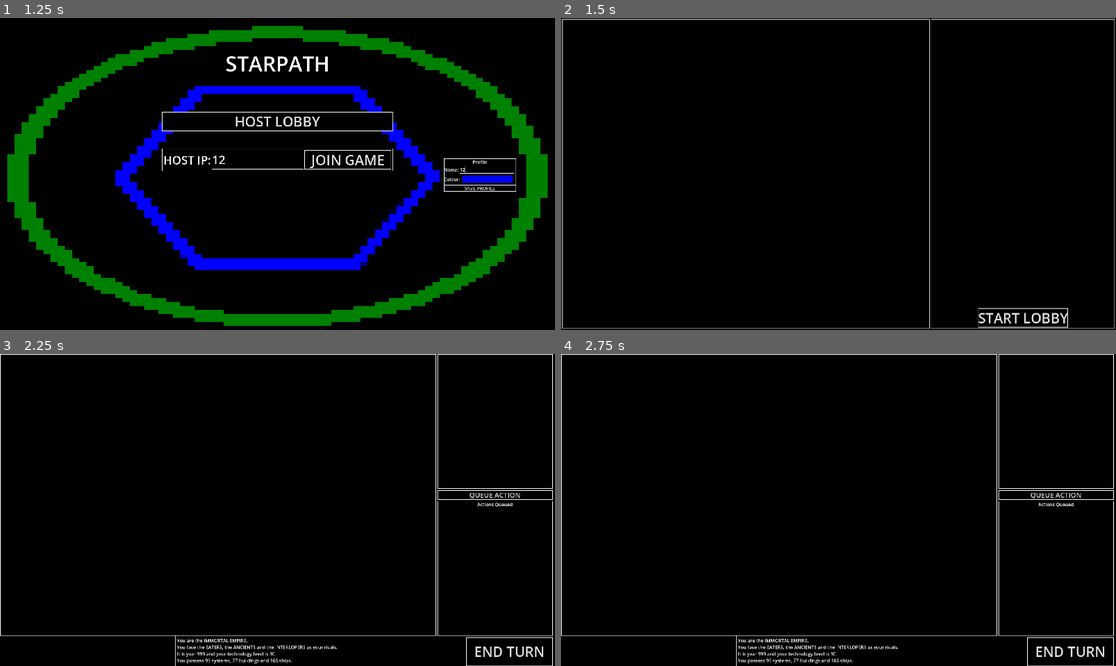
Above: before the commit, frames 1-4 (two rows, left to right).
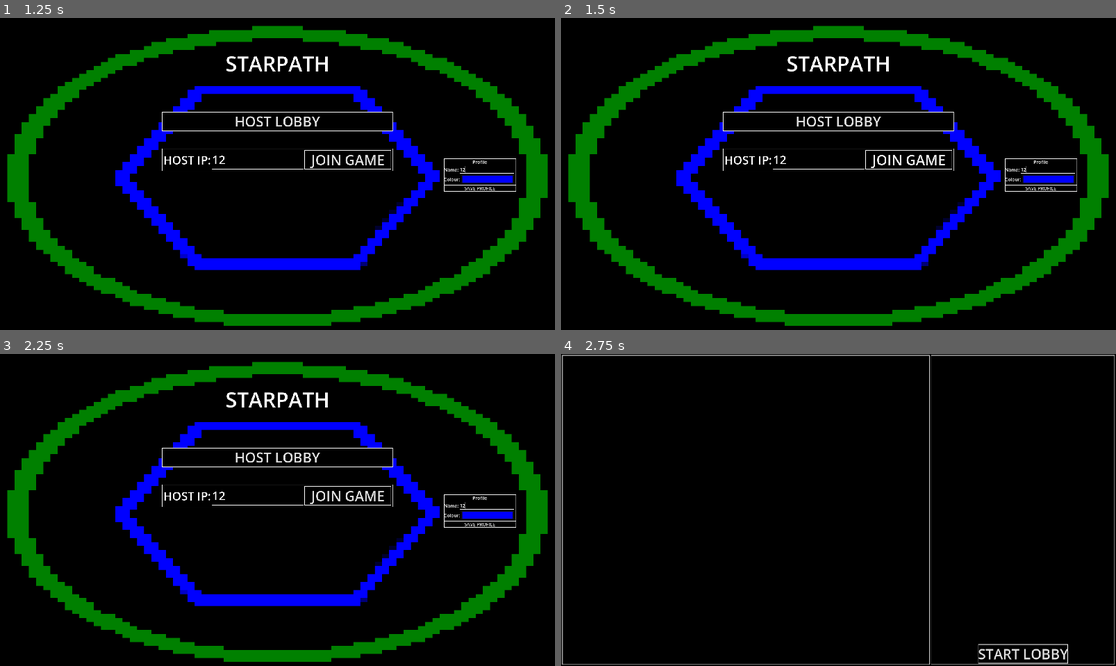
Above: after the commit, the same moments.

Repository: snhumphr/starpath
Game: Godot game, scene res://scenes/main_menu.tscn
Two runs of this game, one before a commit and one after it. Both use one fixed random seed, a clock stepped at 60 frames per second and the inputs below.
Inputs (mouse positions are in pixels of both pictures, inside the frame that each line leads up to):
- Up to frame 1 (1.25 s): click (255, 158) at 0.52 s; type "12" at 0.6 s; click (488, 170) at 0.75 s; type "12" at 0.83 s
- Up to frame 2 (1.5 s): click "JOIN GAME" at 1.25 s
- Up to frame 3 (2.25 s): click (460, 653) at 2 s, where only the run before the commit has a clickable "START LOBBY"
- Up to frame 4 (2.75 s): no input

Frame 1 is identical in both runs. In frame 2, 20% of the frame differs, in the area x 0-100%, y 0-100%; in frame 3, 20%; in frame 4, 3.8%.
Error in both runs: Out of bounds get index '0' (on base: 'PackedStringArray') (res://scripts/main_menu.gd:25)

Commit message:
More multiplayer work, establishing baseline functionality

Diff:
--- a/scripts/lobby.gd
+++ b/scripts/lobby.gd
@@ -19,6 +19,8 @@
 	if multiplayer.get_unique_id() != 1:
 		self.get_node("MarginContainer/HBoxContainer/Lobby/Control/StartButton").set_visible(false)
 
+	if not multiplayer.is_server():
+		rpc_id(1, "new_player_joined")
 	rpc("add_player", player_name, player_colour.r, player_colour.g, player_colour.b)
 
 func init_factions() -> Dictionary:
@@ -87,6 +89,31 @@
 	if player.network_id == multiplayer.get_unique_id():
 		update_faction_display(player.faction_id)
 
+@rpc("authority", "reliable")
+func upload_player(player_dict: Dictionary) -> void:
+
+	var new_player: Player = Player.new()
+	new_player.network_id = player_dict.network_id
+	new_player.faction_id = player_dict.faction_id
+	new_player.player_name = player_dict.player_name
+	new_player.colour = Color(player_dict.r, player_dict.g, player_dict.b)
+
+	self.players[player_dict.network_id] = new_player
+	self.update_players_column()
+
+@rpc("any_peer", "reliable")
+func new_player_joined() -> void:
+	for key in self.players.keys():
+		var player: Player = self.players[key]
+		var player_dict: Dictionary = {}
+		player_dict.network_id = player.network_id
+		player_dict.faction_id = player.faction_id
+		player_dict.player_name = player.player_name
+		player_dict.r = player.colour.r
+		player_dict.g = player.colour.g
+		player_dict.b = player.colour.b
+		rpc_id(multiplayer.get_remote_sender_id(), "upload_player", player_dict)
+
 @rpc("authority", "call_local", "reliable")
 func start_game() -> void:
 	get_tree().call_group("menu", "emit_signal", "start_game", self.players, self.factions)
--- a/scripts/main_menu.gd
+++ b/scripts/main_menu.gd
@@ -20,9 +20,10 @@
 	self.current_profile = self.load_profile_from_disk()
 
 	if OS.has_feature("windows"):
-		host_IP = IP.resolve_hostname(str(OS.get_environment("COMPUTERNAME")), IP.TYPE_IPV4)
+		self.host_IP = IP.resolve_hostname(str(OS.get_environment("COMPUTERNAME")), IP.TYPE_IPV4)
 	else: #This needs testing on non-windows devices
-		host_IP = IP.get_local_addresses()[0] #TODO: likely needs serious filtering
+		self.host_IP = IP.get_local_addresses()[0] #TODO: likely needs serious filtering
+	self.host_IP = "localhost" #TESTING ONLY
 
 	print("HOST IP: " + self.host_IP)
 
@@ -89,8 +90,10 @@
 		file.store_string(self.join_IP)
 
 		var peer = ENetMultiplayerPeer.new()
-		peer.create_client(self.join_IP, PORT)
+		var error: int = peer.create_client(self.join_IP, PORT)
 		multiplayer.multiplayer_peer = peer
+		for i in range(0, 60):
+			await get_tree().process_frame
 		self.swap_to_lobby()
 
 func _on_host_button_pressed() -> void:
@@ -101,7 +104,6 @@
 	self.swap_to_lobby()
 
 func _on_start_game(players: Dictionary, factions: Dictionary) -> void:
-	print("awoooo")
 	var game_node: Control = self.get_node("Game")
 	self.get_node("MenuBar").set_visible(false)
 	self.get_node("Lobby").set_visible(false)
